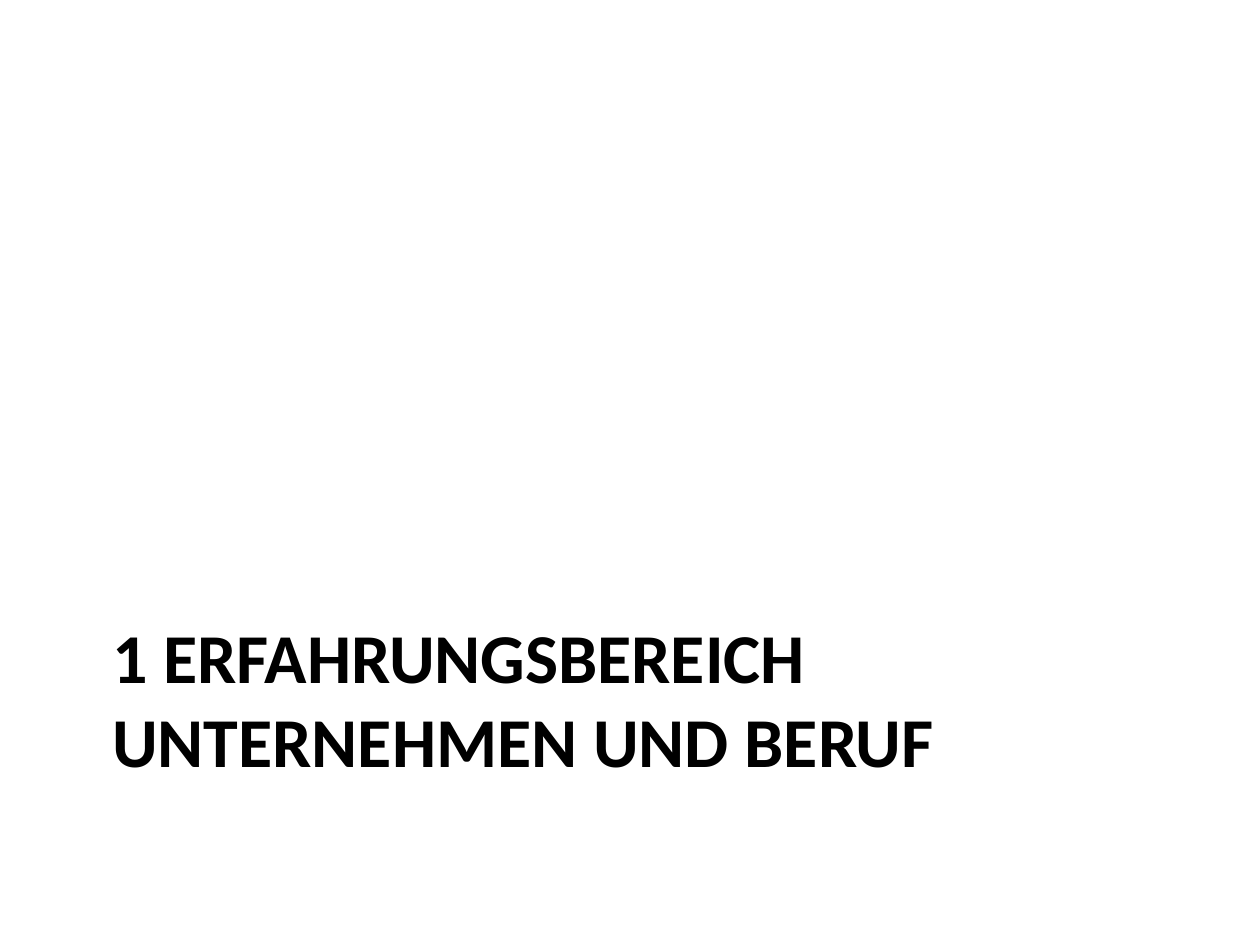
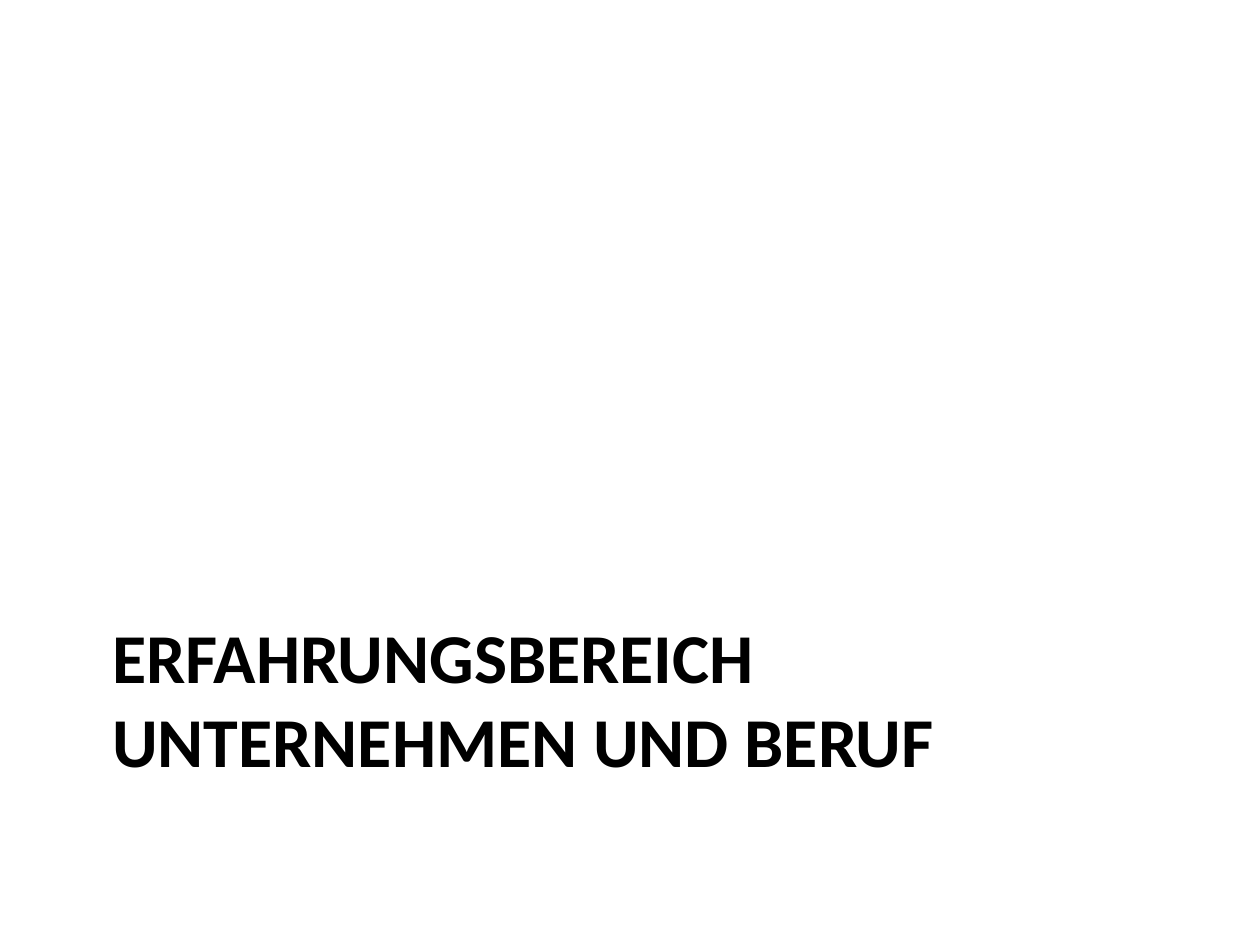
Before and after one commit to roman91DE/wipaed, a slide deck: slide 3 of praktikum/praesentation/praesentation.pptx. Drawn at 1260x945 pixels with LibreOffice and Linux fonts; fonts in the diff are those of the drawing. Boxes give left, top, right and bottom in pixels: in the first picture for what was removed or moved away, otherwise in the second. Text is boxed around its words. In the diff, an @@ line names an element or a change of style, - is before the commit and + after.

```diff
--- a/praktikum/praesentation/praesentation.pptx
+++ b/praktikum/praesentation/praesentation.pptx
@@ title at (112,637,934,768): text changed @@
-1 ERFAHRUNGSBEREICH UNTERNEHMEN UND BERUF
+ERFAHRUNGSBEREICH UNTERNEHMEN UND BERUF
```
Also in this commit, not shown: 15 other slides changed, 2 slides added, 1 slide removed, 1 other file.
